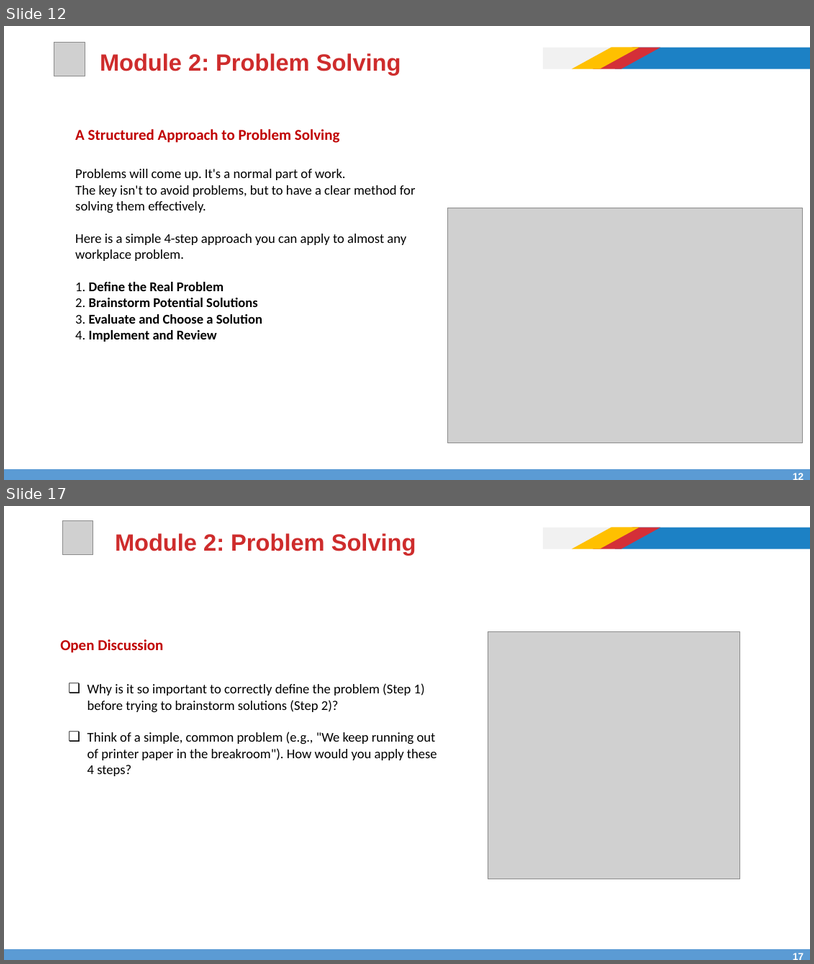
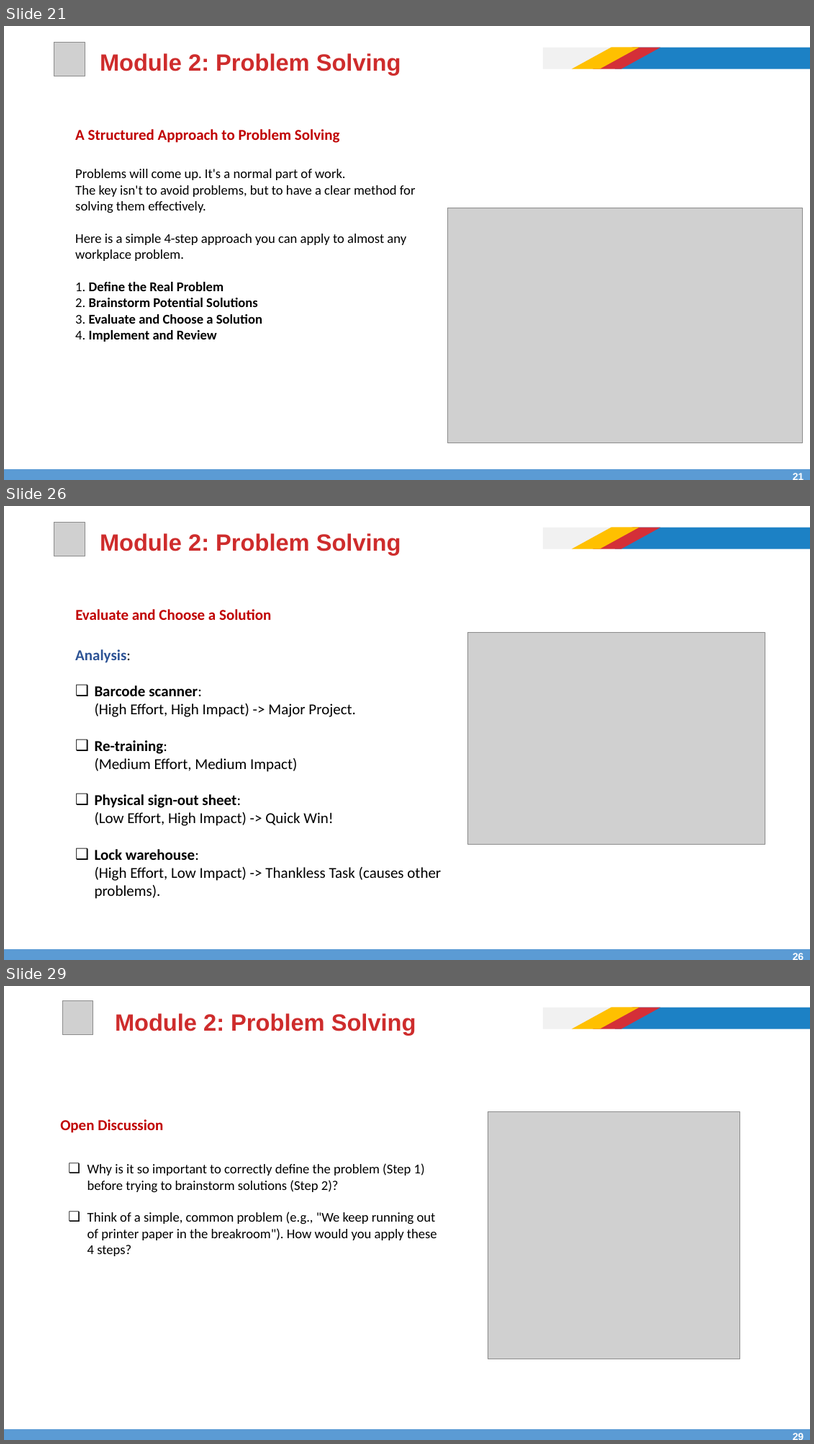
Before and after one commit to afathelbab/cnpc, a slide deck: computer-basics-soft-skills/day3/Computer Skills and Soft Skills - Lec-3.pptx. Shown one above the other, each under a label of ours: slides 12 and 17 before the commit, slides 21, 26 and 29 after it; the slides between them are not shown. The pictures are 814x964 and 814x1444 pixels, drawn with LibreOffice and Linux fonts; fonts in the diff are those of the drawing; grey boxes stand for pictures. Boxes give left, top, right and bottom in pixels: in the first picture for what was removed or moved away, otherwise in the second. Text is boxed around its words. In the diff, an @@ line names an element or a change of style, - is before the commit and + after.

```diff
--- a/computer-basics-soft-skills/day3/Computer Skills and Soft Skills - Lec-3.pptx
+++ b/computer-basics-soft-skills/day3/Computer Skills and Soft Skills - Lec-3.pptx
@@ slide 26 added at (4, 506, 810, 960), background #FFFFFF; not listed: 5 template elements that a slide beside it also shows @@
@@ picture added at (54, 522, 85, 556) @@
@@ title added at (100, 533, 401, 555), 28 pt, text #CE2C2C, bold @@
+Module 2: Problem Solving
@@ text added at (75, 609, 271, 620), 18 pt, text #C00000, bold @@
+Evaluate and Choose a Solution
@@ picture added at (468, 632, 766, 844) @@
@@ text added at (75, 649, 441, 898), 18 pt, text #000000 @@
+Analysis:
+❑ Barcode scanner:
+  (High Effort, High Impact) -> Major Project.
+❑ Re-training:
+  (Medium Effort, Medium Impact)
+❑ Physical sign-out sheet:
+  (Low Effort, High Impact) -> Quick Win!
+❑ Lock warehouse:
+  (High Effort, Low Impact) -> Thankless Task (causes other problems).
@@ page number added at (790, 951, 808, 960), 12 pt, text #FFFFFF, bold @@
+26
@@ what was slide 12 is now slide 21 @@
@@ page number at (790, 471, 808, 480): text changed @@
-12
+21
@@ what was slide 17 is now slide 29 @@
@@ page number at (790, 1431, 808, 1440): text changed @@
-17
+29
```
Also in this commit, not shown: 5 slides changed, 12 other slides added, 1 slide removed.
